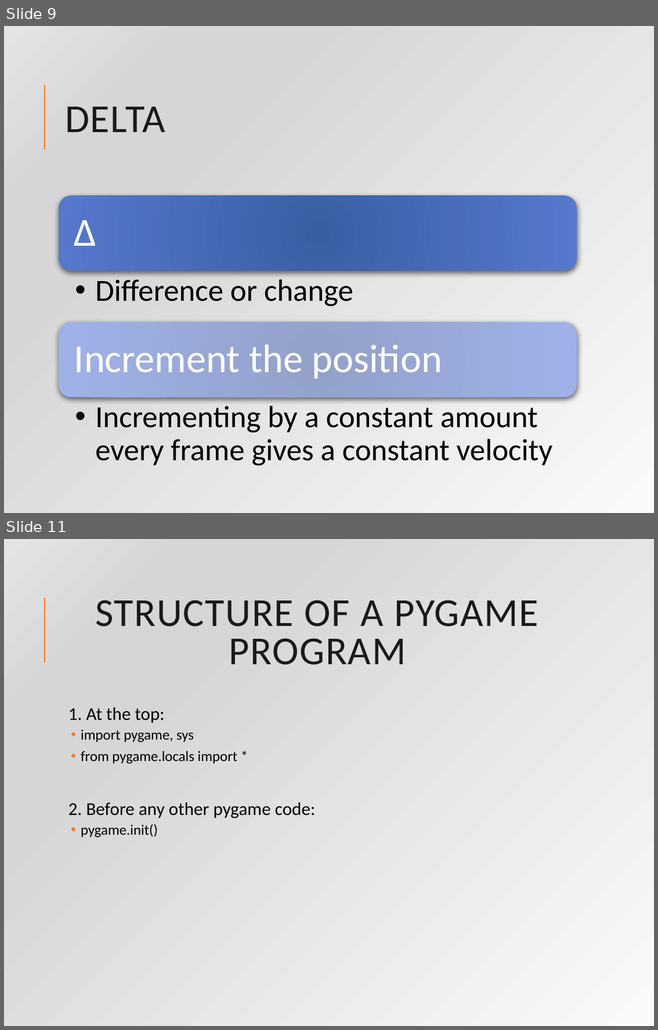
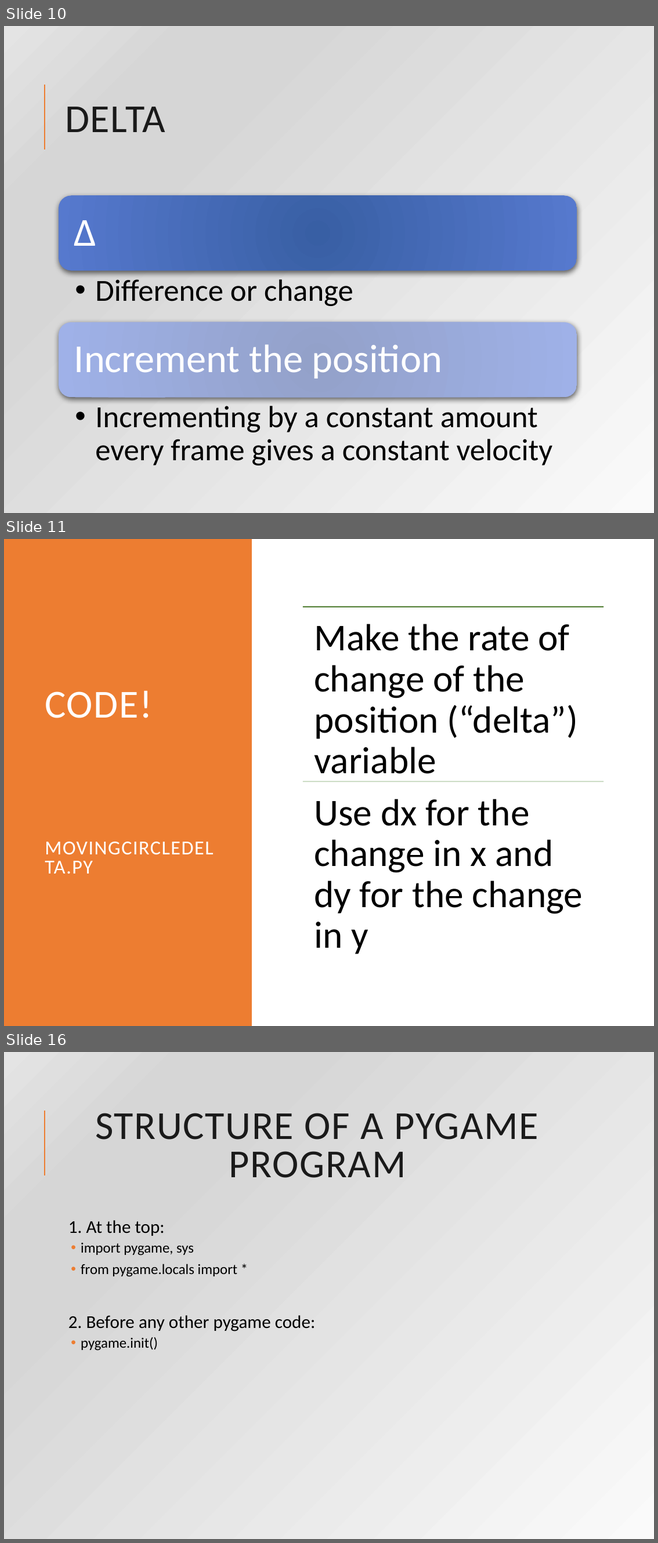
Before and after one commit to rsera/Junior-Knights, a slide deck: Python Day 10 Pygame 2.pptx. Shown one above the other, each under a label of ours: slides 9 and 11 before the commit, slides 10, 11 and 16 after it; the slides between them are not shown. The pictures are 658x1030 and 658x1543 pixels, drawn with LibreOffice and Linux fonts; fonts in the diff are those of the drawing. Boxes give left, top, right and bottom in pixels: in the first picture for what was removed or moved away, otherwise in the second. Text is boxed around its words. In the diff, an @@ line names an element or a change of style, - is before the commit and + after.

```diff
--- a/Python Day 10 Pygame 2.pptx
+++ b/Python Day 10 Pygame 2.pptx
@@ slide 11 added at box(4, 539, 654, 1026), background #FFFFFF @@
@@ rectangle added at box(4, 539, 252, 1026), fill #ED7D31 @@
@@ title added at box(45, 690, 152, 874), 22 pt, text #FFFFFF @@
+CODE!
+MOVINGCIRCLEDELTA.PY
@@ group added at box(303, 606, 603, 954): 2 lines, 2 texts @@
+Make the rate of change of the position (“delta”) variable
+Use dx for the change in x and dy for the change in y
@@ what was slide 9 is now slide 10 @@
@@ what was slide 11 is now slide 16 @@
```
Also in this commit, not shown: 5 other slides added, 1 slide removed, 3 other files.
